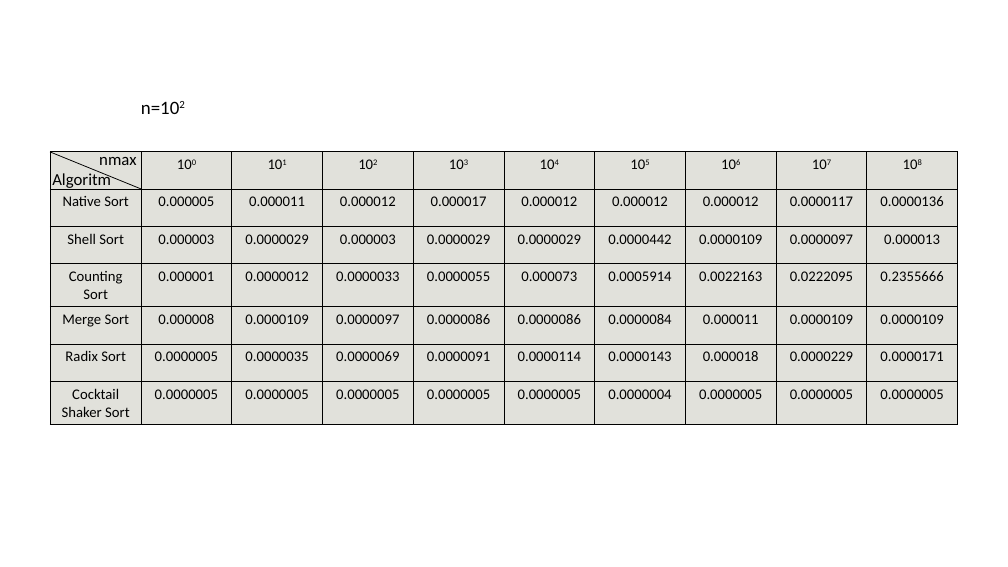
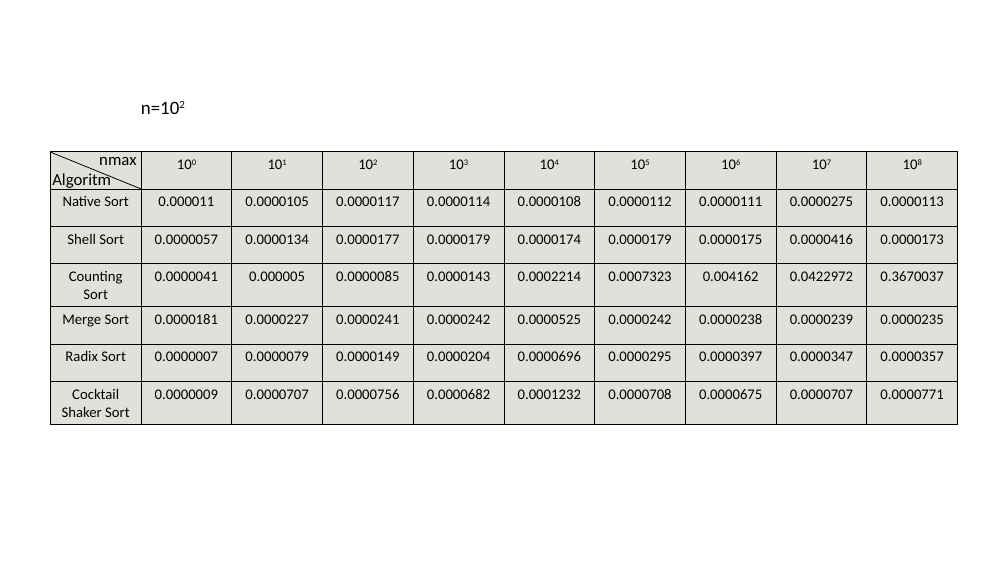
Before and after one commit to ralucarogoza/SD, a slide deck: slide 9 of prezentare.pptx. Drawn at 1008x567 pixels with LibreOffice and Linux fonts; fonts in the diff are those of the drawing. Boxes give left, top, right and bottom in pixels: in the first picture for what was removed or moved away, otherwise in the second. Text is boxed around its words. In the diff, an @@ line names an element or a change of style, - is before the commit and + after.

```diff
--- a/prezentare.pptx
+++ b/prezentare.pptx
@@ table at (x1=51, y1=152, x2=958, y2=424) @@
-row 2: Native Sort | 0.000005 | 0.000011 | 0.000012 | 0.000017 | 0.000012 | 0.000012 | 0.000012 | 0.0000117 | 0.0000136
+row 2: Native Sort | 0.000011 | 0.0000105 | 0.0000117 | 0.0000114 | 0.0000108 | 0.0000112 | 0.0000111 | 0.0000275 | 0.0000113
-row 3: Shell Sort | 0.000003 | 0.0000029 | 0.000003 | 0.0000029 | 0.0000029 | 0.0000442 | 0.0000109 | 0.0000097 | 0.000013
+row 3: Shell Sort | 0.0000057 | 0.0000134 | 0.0000177 | 0.0000179 | 0.0000174 | 0.0000179 | 0.0000175 | 0.0000416 | 0.0000173
-row 4: Counting Sort | 0.000001 | 0.0000012 | 0.0000033 | 0.0000055 | 0.000073 | 0.0005914 | 0.0022163 | 0.0222095 | 0.2355666
+row 4: Counting Sort | 0.0000041 | 0.000005 | 0.0000085 | 0.0000143 | 0.0002214 | 0.0007323 | 0.004162 | 0.0422972 | 0.3670037
-row 5: Merge Sort | 0.000008 | 0.0000109 | 0.0000097 | 0.0000086 | 0.0000086 | 0.0000084 | 0.000011 | 0.0000109 | 0.0000109
+row 5: Merge Sort | 0.0000181 | 0.0000227 | 0.0000241 | 0.0000242 | 0.0000525 | 0.0000242 | 0.0000238 | 0.0000239 | 0.0000235
-row 6: Radix Sort | 0.0000005 | 0.0000035 | 0.0000069 | 0.0000091 | 0.0000114 | 0.0000143 | 0.000018 | 0.0000229 | 0.0000171
+row 6: Radix Sort | 0.0000007 | 0.0000079 | 0.0000149 | 0.0000204 | 0.0000696 | 0.0000295 | 0.0000397 | 0.0000347 | 0.0000357
-row 7: Cocktail Shaker Sort | 0.0000005 | 0.0000005 | 0.0000005 | 0.0000005 | 0.0000005 | 0.0000004 | 0.0000005 | 0.0000005 | 0.0000005
+row 7: Cocktail Shaker Sort | 0.0000009 | 0.0000707 | 0.0000756 | 0.0000682 | 0.0001232 | 0.0000708 | 0.0000675 | 0.0000707 | 0.0000771
```
Also in this commit, not shown: 7 other slides changed.
